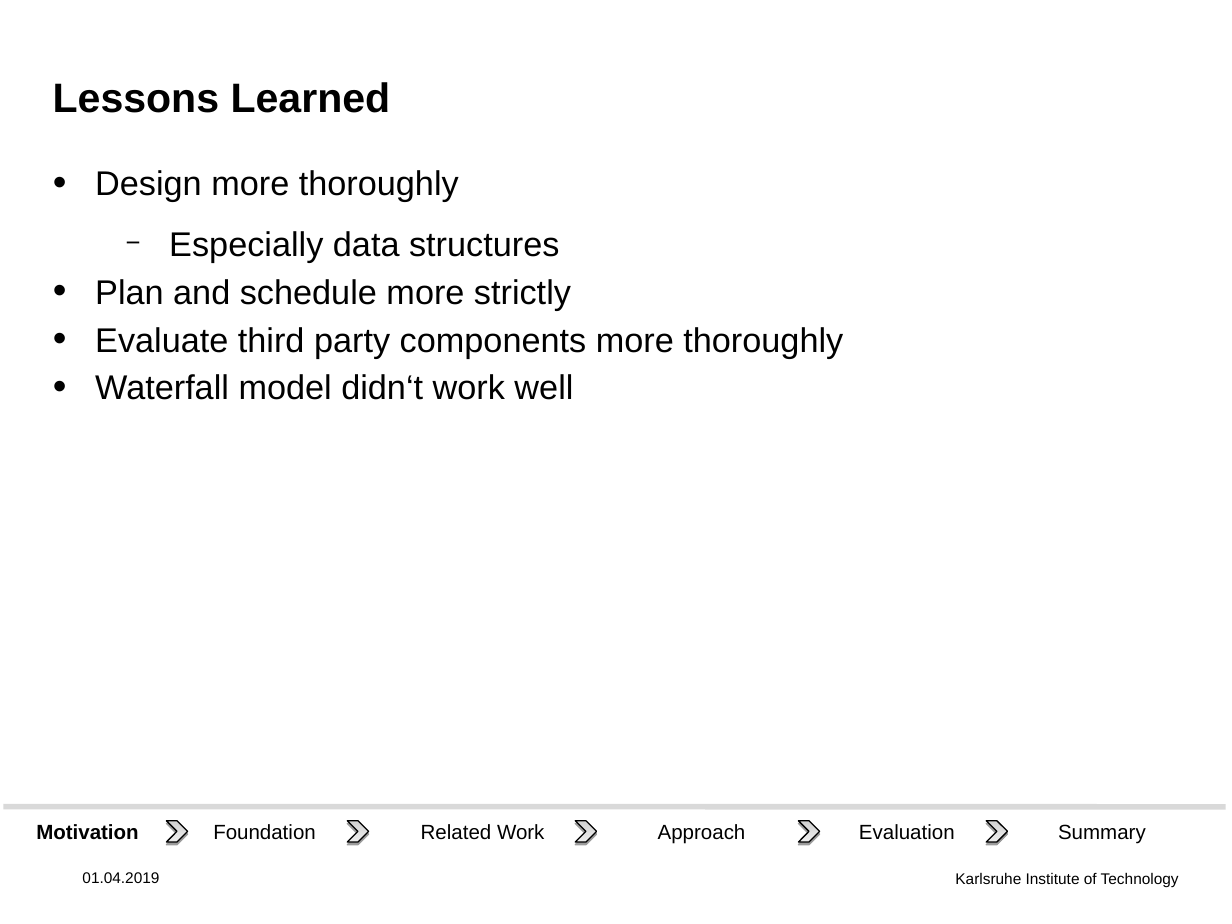
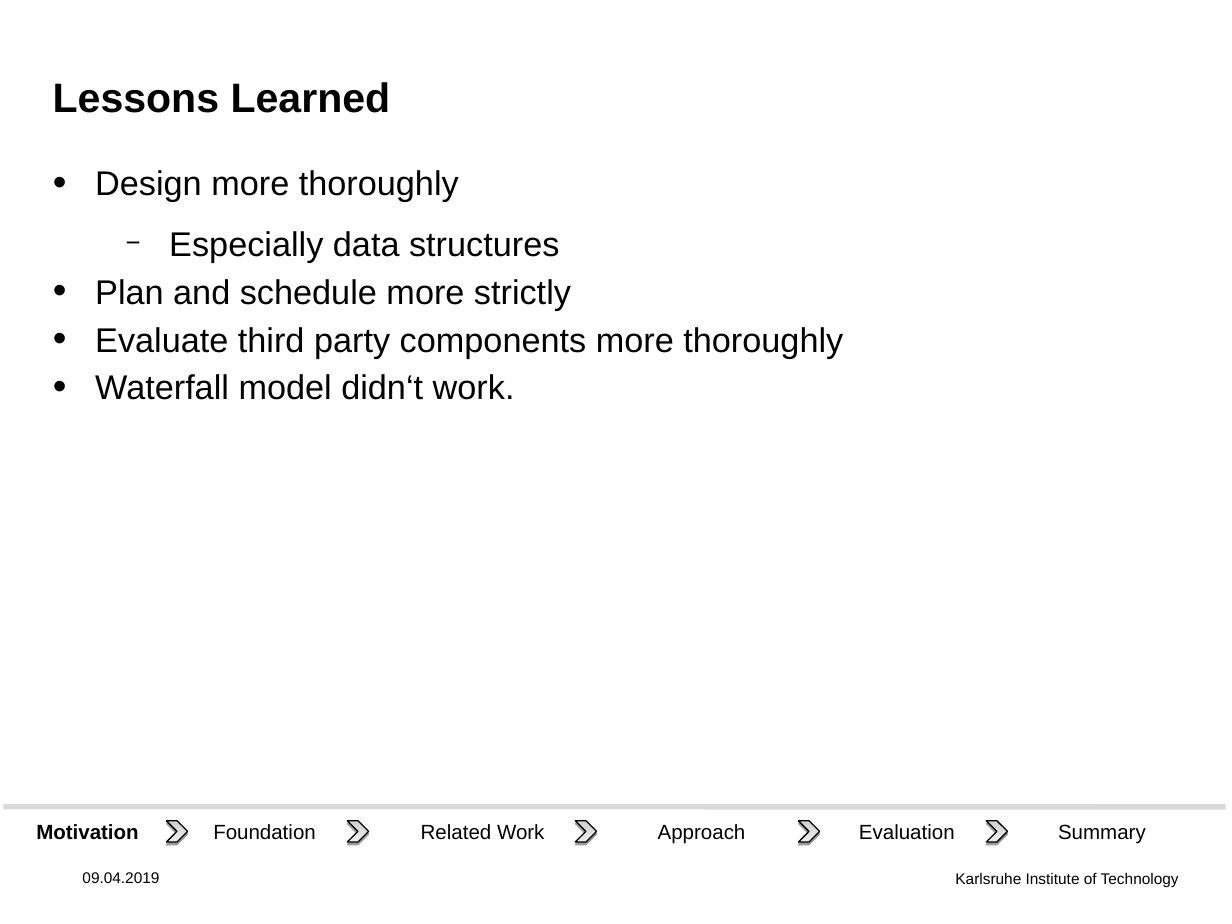
Before and after one commit to DHSTTOS/documents, a slide deck: slide 20 of final_presentation/final-pres3.odp (slide 14 before the commit). Drawn at 1232x924 pixels with LibreOffice and Linux fonts; fonts in the diff are those of the drawing; background and template pictures are left out. Boxes give left, top, right and bottom in pixels: in the first picture for what was removed or moved away, otherwise in the second. Text is boxed around its words. In the diff, an @@ line names an element or a change of style, - is before the commit and + after.

```diff
--- a/final_presentation/final-pres3.odp
+++ b/final_presentation/final-pres3.odp
@@ text at bbox=[95, 374, 515, 400]: text changed @@
-• Waterfall model didn‘t work well
+• Waterfall model didn‘t work.
@@ text at bbox=[82, 872, 159, 883]: text changed @@
-01.04.2019
+09.04.2019
```
Also in this commit, not shown: 13 other slides changed, 7 slides added, 1 slide removed, 1 other file.
